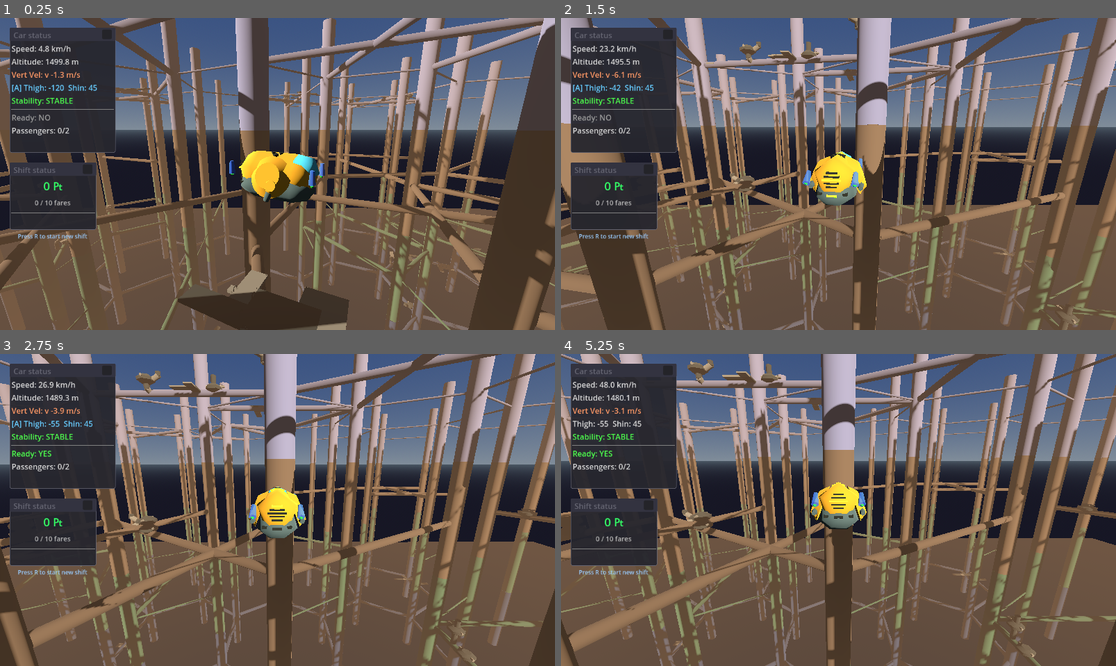
Above: before the commit, frames 1-4 (two rows, left to right).
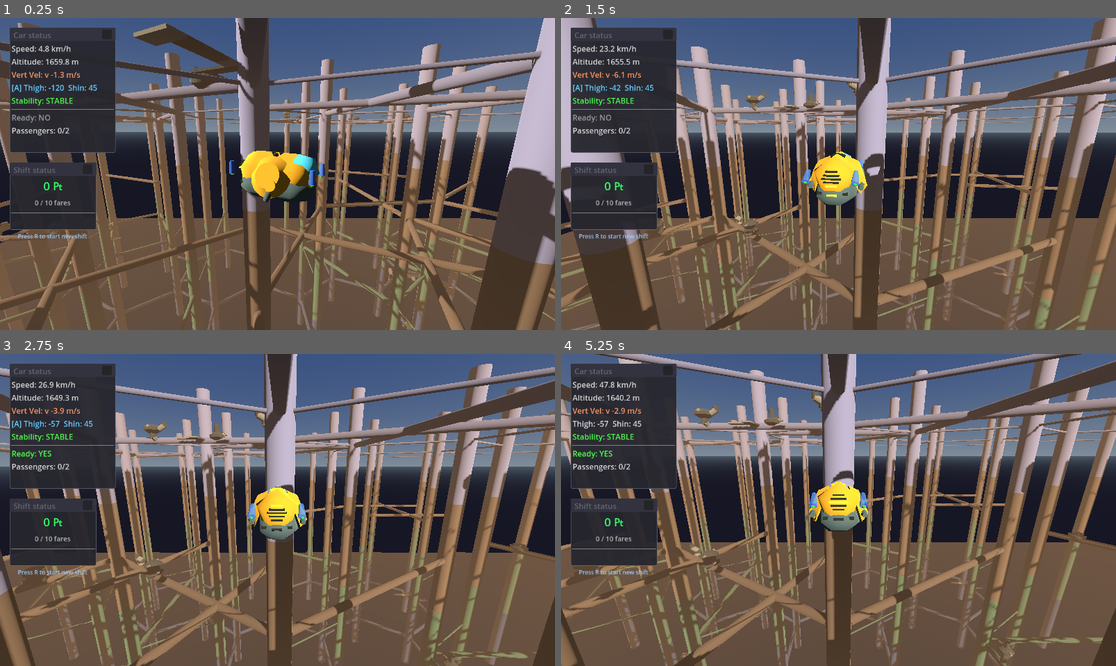
Above: after the commit, the same moments.

Repository: TaxiService/fcar
Game: Godot game, scene res://city/city_test.tscn
Two runs of this game, one before a commit and one after it. Both use one fixed random seed, a clock stepped at 60 frames per second and the inputs below.
Inputs (mouse positions are in pixels of both pictures, inside the frame that each line leads up to):
- Up to frame 1 (0.25 s): no input
- Up to frame 2 (1.5 s): tap R (toggle_ready_for_fares) at 0.5, 1.25 s; move the mouse to (866, 174) at 0.52 s; hold C (crouch) 0.53-1.28 s; hold W (forward) from 0.53 s (still down); click (866, 174) at 0.67 s; tap Space (jump) at 0.77 s; move the mouse to (810, 174) at 1.27 s; tap T (eject_passengers) at 1.35 s
- Up to frame 3 (2.75 s): keep holding W (forward); tap Space (jump) at 1.52 s; tap R (toggle_ready_for_fares) at 2 s; move the mouse to (288, 503) at 2.02 s; tap V (toggle_auto_hover) at 2.1 s
- Up to frame 4 (5.25 s): keep holding W (forward); tap R (toggle_ready_for_fares) at 2.75, 3.5, 3.6, 4.25 s; move the mouse to (832, 516) at 2.77 s; tap Ctrl (toggle_com_compensation) at 2.85 s; click (832, 516) at 2.92 s; tap Space (jump) at 3.02, 3.77, 4.52 s; move the mouse to (877, 513) at 3.52 s; move the mouse to (794, 506) at 4.27 s; tap Alt at 4.35 s; move the mouse to (844, 510) at 5.02 s; hold Shift from 5.03 s (still down); click (844, 510) at 5.17 s

The runs differ from the first frame. In frame 1, 32% of the frame differs, in the area x 0-100%, y 0-100%; in frame 2, 35%; in frame 3, 30%; in frame 4, 31%.

Commit message:
fixed freecam/fcar spawning options in city_test

Diff:
--- a/city/CityGenerator.gd
+++ b/city/CityGenerator.gd
@@ -110,7 +110,7 @@
 
 @export_category("Spawning")
 @export var spawn_fcar: bool = true
-@export var fcar_spawn_height: float = 500.0  # Spawn car at this height
+@export var fcar_spawn_height: float = 1660.0  # Spawn car at this height
 
 func _ready():
 	_create_containers()
@@ -125,7 +125,7 @@
 
 func _try_spawn_fcar():
 	# Look for FCar scene (user needs to save it from main.tscn first)
-	var fcar_path = "res://FCar.tscn"
+	var fcar_path = "res://f_car.tscn"
 	if ResourceLoader.exists(fcar_path):
 		var fcar_scene = load(fcar_path)
 		var fcar = fcar_scene.instantiate()
--- a/city/city_test.tscn
+++ b/city/city_test.tscn
@@ -1,10 +1,8 @@
-[gd_scene load_steps=9 format=3 uid="uid://c8xqj5kvmyxrf"]
+[gd_scene load_steps=7 format=3 uid="uid://c8xqj5kvmyxrf"]
 
 [ext_resource type="Script" uid="uid://crluh2jxfkkv4" path="res://city/CityGenerator.gd" id="1_generator"]
 [ext_resource type="Script" uid="uid://dvu3f10fe6r2" path="res://PeopleManager.gd" id="1_yage8"]
-[ext_resource type="Script" uid="uid://3q1pdbpv0cvt" path="res://city/FreeCam.gd" id="2_freecam"]
-[ext_resource type="PackedScene" uid="uid://cycok6yqmtjes" path="res://f_car.tscn" id="2_tegu2"]
-[ext_resource type="Script" uid="uid://313aqakyo1m1" path="res://Camera3D.gd" id="3_yage8"]
+[ext_resource type="PackedScene" uid="uid://ctktauacq45qg" path="res://free_cam.tscn" id="3_ao2hm"]
 
 [sub_resource type="ProceduralSkyMaterial" id="ProceduralSkyMaterial_sky"]
 sky_top_color = Color(0.2, 0.3, 0.5, 1)
@@ -80,21 +78,5 @@
 building_max_depth = 7
 building_branch_chance = 0.5
 building_max_total = 1260
-spawn_fcar = false
-fcar_spawn_height = 1750.0
 
-[node name="Camera3D" type="Camera3D" parent="." node_paths=PackedStringArray("target")]
-transform = Transform3D(1, 0, 0, 0, 0.9961948, 0.08715568, 0, -0.08715568, 0.9961948, -2.2765515, 1500, 7.6534176)
-script = ExtResource("3_yage8")
-target = NodePath("../FCar")
-
-[node name="FCar" parent="." instance=ExtResource("2_tegu2")]
-transform = Transform3D(1, 0, 0, 0, 1, 0, 0, 0, 1, 0, 1500, 0)
-booster_preset_forward = Vector2(-55, 45)
-
-[node name="FreeCam" type="Camera3D" parent="."]
-transform = Transform3D(1, 0, 0, 0, 0.965, 0.259, 0, -0.259, 0.965, 0, 500, 800)
-visible = false
-far = 50000.0
-script = ExtResource("2_freecam")
-move_speed = 200.0
+[node name="FreeCam" parent="." instance=ExtResource("3_ao2hm")]
--- a/f_car.tscn
+++ b/f_car.tscn
@@ -1,7 +1,8 @@
-[gd_scene load_steps=22 format=3 uid="uid://cycok6yqmtjes"]
+[gd_scene load_steps=23 format=3 uid="uid://cycok6yqmtjes"]
 
 [ext_resource type="Script" uid="uid://c7m1dsqpdck13" path="res://FCar.gd" id="1_uqo8e"]
 [ext_resource type="Script" uid="uid://bbg344k4s2ltu" path="res://ui/UIController.gd" id="2_ko0cq"]
+[ext_resource type="Script" uid="uid://313aqakyo1m1" path="res://Camera3D.gd" id="2_rue2e"]
 [ext_resource type="Material" uid="uid://cc37tlrahc1tj" path="res://mats/yellow.tres" id="3_rue2e"]
 [ext_resource type="Material" uid="uid://ce3eavktn35d4" path="res://mats/grey.tres" id="4_myg2s"]
 
@@ -97,6 +98,12 @@
 booster_roll_speed = 120.0
 debug_thrusters = true
 
+[node name="FCam" type="Camera3D" parent="." node_paths=PackedStringArray("target")]
+transform = Transform3D(1, 0, 0, 0, 0.9961948, 0.08715568, 0, -0.08715568, 0.9961948, -2.2765515, 2.07618, 7.6534176)
+script = ExtResource("2_rue2e")
+target = NodePath("..")
+use_velocity_based_reset = false
+
 [node name="UIController" type="Node" parent="."]
 script = ExtResource("2_ko0cq")
 car_node_path = NodePath("..")
--- /dev/null
+++ b/free_cam.tscn
@@ -0,0 +1,10 @@
+[gd_scene load_steps=2 format=3 uid="uid://ctktauacq45qg"]
+
+[ext_resource type="Script" uid="uid://3q1pdbpv0cvt" path="res://FreeCam.gd" id="1_y1vnx"]
+
+[node name="FreeCam" type="Camera3D"]
+transform = Transform3D(1, 0, 0, 0, 0.965, 0.259, 0, -0.259, 0.965, 0, 0, 0)
+visible = false
+far = 50000.0
+script = ExtResource("1_y1vnx")
+move_speed = 200.0
--- a/main.tscn
+++ b/main.tscn
@@ -48,7 +48,7 @@
 transform = Transform3D(0.707107, 0.5, -0.5, 0, 0.707107, 0.707107, 0.707107, -0.5, 0.5, 0, 5, 0)
 shadow_enabled = true
 
-[node name="Camera3D" type="Camera3D" parent="." node_paths=PackedStringArray("target")]
+[node name="FCam" type="Camera3D" parent="." node_paths=PackedStringArray("target")]
 transform = Transform3D(1, 0, 0, 0, 0.9961948, 0.08715568, 0, -0.08715568, 0.9961948, -2.2765515, 2.07618, 7.6534176)
 script = ExtResource("1_ptugb")
 target = NodePath("../FCar")
Renamed: city/FreeCam.gd -> FreeCam.gd
Renamed: city/FreeCam.gd.uid -> FreeCam.gd.uid
